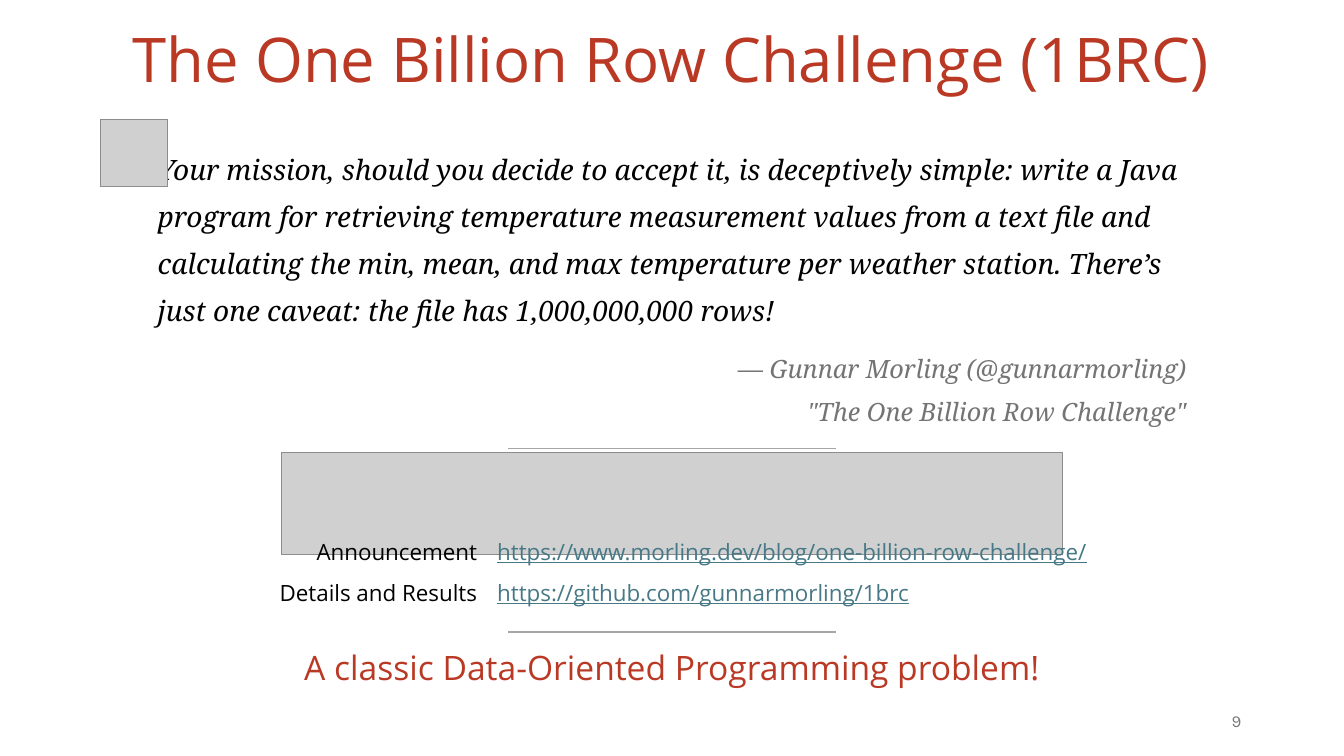
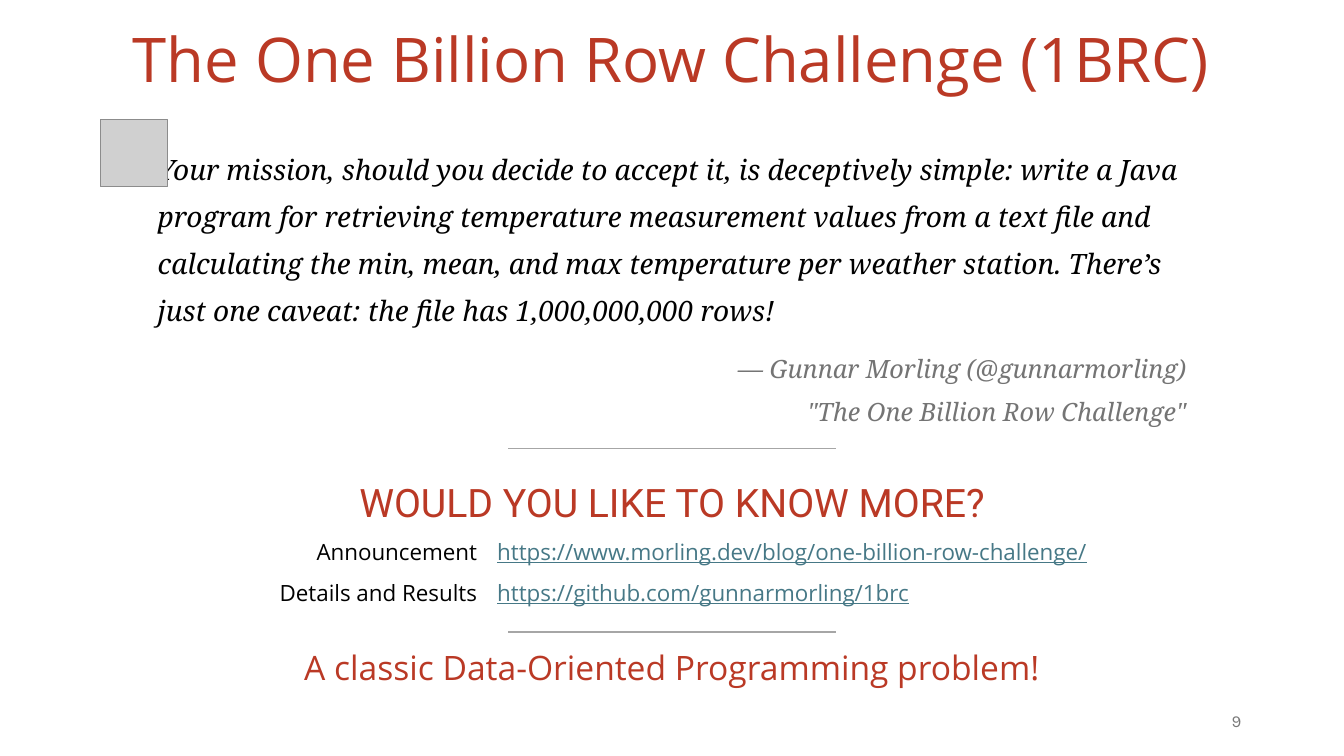
Before and after one commit to vmzakharov/missing-dataframe-talk, a slide deck: slide 9 of presentation/Missing_Dataframe_Short.pptx. Drawn at 1344x756 pixels with LibreOffice and Linux fonts; fonts in the diff are those of the drawing; grey boxes stand for pictures. Boxes give left, top, right and bottom in pixels: in the first picture for what was removed or moved away, otherwise in the second. Text is boxed around its words. In the diff, an @@ line names an element or a change of style, - is before the commit and + after.

```diff
--- a/presentation/Missing_Dataframe_Short.pptx
+++ b/presentation/Missing_Dataframe_Short.pptx
@@ picture removed at box(282, 453, 1063, 555) @@
@@ text added at box(359, 488, 985, 518), 28 pt, text #BA3925 @@
+WOULD YOU LIKE TO KNOW MORE?
```
Also in this commit, not shown: 5 other slides changed, 10 slides removed, 1 other file.
